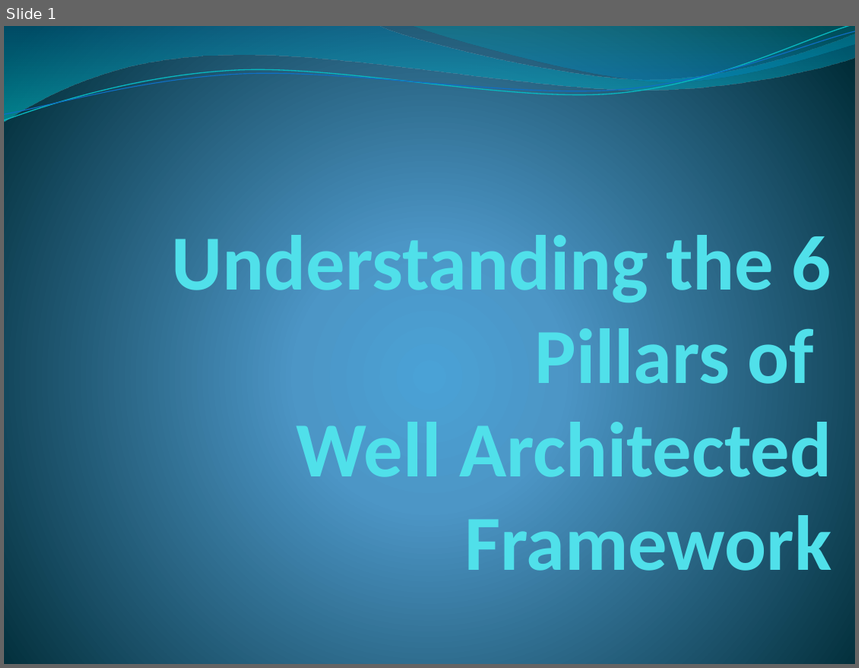
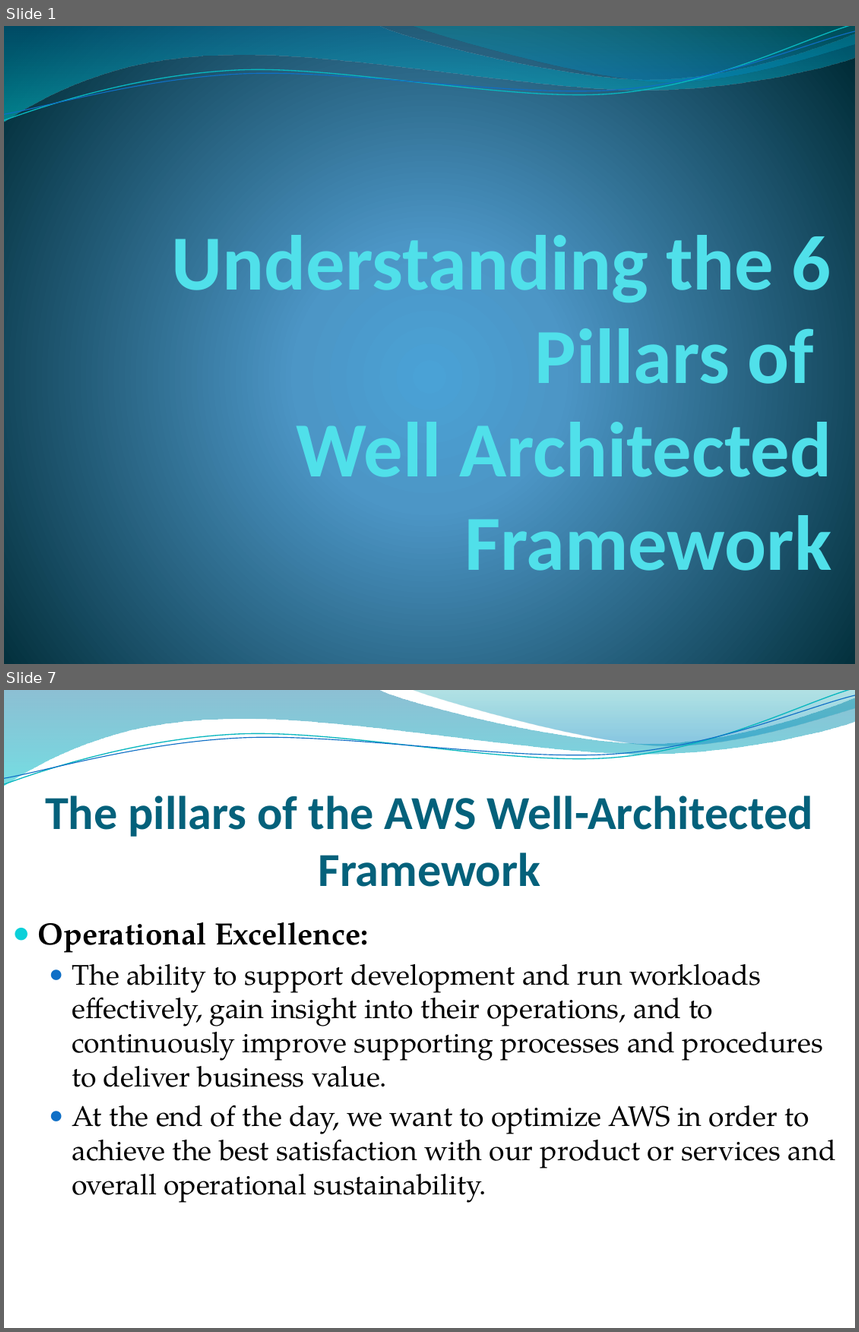
Before and after one commit to godwillngwanah/AWS-Sol-Arch-02, a slide deck: Batch-07/Udemy/Curriculum/PowerPoints/Lecture 13 - Understanding the 6 Pillars of Well Architected Framework.pptx. Shown one above the other, each under a label of ours: slide 1 before the commit, slides 1 and 7 after it; the slides between them are not shown. The pictures are 859x668 and 859x1332 pixels, drawn with LibreOffice and Linux fonts; fonts in the diff are those of the drawing; background and template pictures are left out. Boxes give left, top, right and bottom in pixels: in the first picture for what was removed or moved away, otherwise in the second. Text is boxed around its words. In the diff, an @@ line names an element or a change of style, - is before the commit and + after.

```diff
--- a/Batch-07/Udemy/Curriculum/PowerPoints/Lecture 13 - Understanding the 6 Pillars of Well Architected Framework.pptx
+++ b/Batch-07/Udemy/Curriculum/PowerPoints/Lecture 13 - Understanding the 6 Pillars of Well Architected Framework.pptx
@@ slide 7 added at <box>4,690,855,1328</box>, background picture (left out); not listed: 4 template elements that a slide beside it also shows @@
@@ title added at <box>45,796,813,887</box>, 40 pt, text #04617B, bold @@
+The pillars of the AWS Well-Architected Framework
@@ text added at <box>38,923,836,1203</box>, 24 pt, text #000000 @@
+● Operational Excellence:
+  ● The ability to support development and run workloads effectively, gain insight into their operations, and to continuously improve supporting processes and procedures to deliver business value.
+  ● At the end of the day, we want to optimize AWS in order to achieve the best satisfaction with our product or services and overall operational sustainability.
```
Also in this commit, not shown: 1 slide changed, 4 other slides added, 5 other files.
